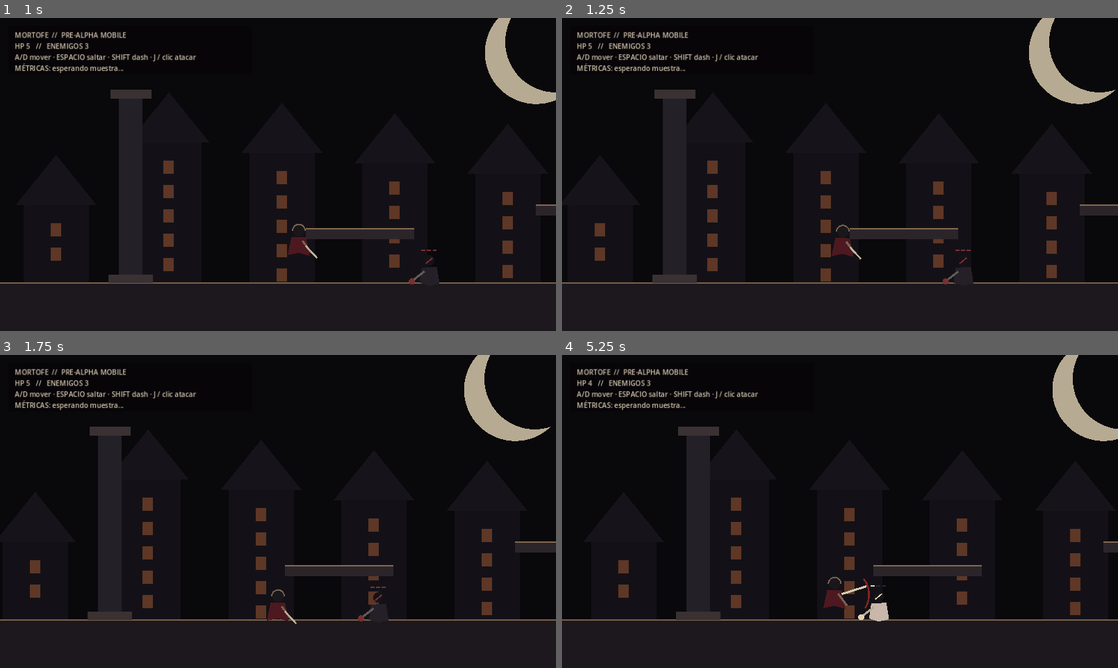
Above: before the commit, frames 1-4 (two rows, left to right).
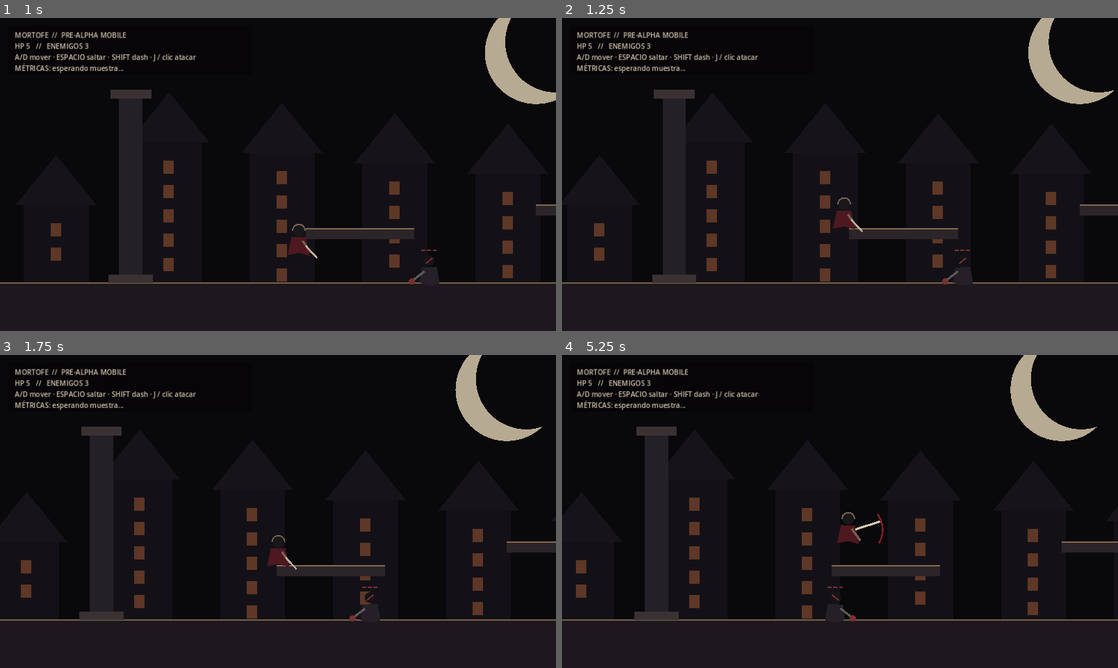
Above: after the commit, the same moments.

Repository: heliossamuelhernandezreyes/Godot-juegos-2d
Game: Godot game, scene res://main.tscn
Two runs of this game, one before a commit and one after it. Both use one fixed random seed, a clock stepped at 60 frames per second and the inputs below.
Inputs (mouse positions are in pixels of both pictures, inside the frame that each line leads up to):
- Up to frame 1 (1 s): tap Enter at 0.5 s; move the mouse to (400, 158) at 0.52 s; hold D (move_right) from 0.53 s (still down); tap Shift (dash) at 0.6 s; click (400, 158) at 0.67 s; tap Space (jump) at 0.77, 0.8 s
- Up to frame 2 (1.25 s): keep holding D (move_right); tap Space (jump) at 1.07 s
- Up to frame 3 (1.75 s): release D (move_right) at 1.25 s; drag from (166, 527) to (283, 580) at 1.27 s
- Up to frame 4 (5.25 s): move the mouse to (895, 442) at 2.02 s; hold A (move_left) 2.03-2.75 s; tap J (attack) at 2.1 s; tap Space (jump) at 2.3, 3.77, 3.8, 4.07, 5.1 s; drag from (812, 574) to (945, 608) at 2.77 s; move the mouse to (1006, 558) at 3.52 s; hold D (move_right) 3.53-4.25 s; tap K at 3.6 s; drag from (673, 464) to (856, 608) at 4.27 s; move the mouse to (867, 511) at 5.02 s; hold D (move_right) from 5.03 s (still down); click (867, 511) at 5.17 s

Frame 1 is identical in both runs. In frame 2, 0.7% of the frame differs, in the area x 5-100%, y 0-86%; in frame 3, 5.0%; in frame 4, 9.1%, in the area x 2-100%, y 0-86%.

Commit message:
feat(mortofe): add buffered double jump while preserving variable jump

Diff:
--- a/Mortofe/scripts/player.gd
+++ b/Mortofe/scripts/player.gd
@@ -2,6 +2,7 @@
 
 signal health_changed(value: int)
 signal died
+signal jumped(stage: int)
 
 const Hitbox2D = preload("res://scripts/combat/hitbox_2d.gd")
 const Hurtbox2D = preload("res://scripts/combat/hurtbox_2d.gd")
@@ -11,12 +12,15 @@
 @export var air_accel := 1050.0
 @export var friction := 2400.0
 @export var jump_velocity := -590.0
+@export var double_jump_velocity := -555.0
+@export var max_jumps := 2
 @export var dash_speed := 760.0
 @export var dash_duration := 0.12
 @export var dash_cooldown_duration := 0.34
 
 var health := 5
 var facing := 1
+var jumps_used := 0
 var coyote_left := 0.0
 var jump_buffer_left := 0.0
 var dash_left := 0.0
@@ -41,8 +45,13 @@
 
 	if is_on_floor():
 		coyote_left = 0.11
+		jumps_used = 0
 	else:
 		coyote_left = maxf(0.0, coyote_left - delta)
+		# Walking off a ledge consumes the ground jump once coyote time expires,
+		# leaving exactly one real air jump instead of two mid-air jumps.
+		if coyote_left <= 0.0 and jumps_used == 0:
+			jumps_used = 1
 
 	if Input.is_action_just_pressed("jump"):
 		jump_buffer_left = 0.12
@@ -78,13 +87,30 @@
 		var decel := friction if is_on_floor() else air_accel * 0.35
 		velocity.x = move_toward(velocity.x, 0.0, decel * delta)
 
-	if jump_buffer_left > 0.0 and coyote_left > 0.0:
-		velocity.y = jump_velocity
-		jump_buffer_left = 0.0
-		coyote_left = 0.0
-
+	_try_consume_jump_buffer()
+
+	# Variable-height jump remains active for both first and second jump.
 	if Input.is_action_just_released("jump") and velocity.y < -180.0:
 		velocity.y *= 0.48
+
+func _try_consume_jump_buffer() -> void:
+	if jump_buffer_left <= 0.0:
+		return
+
+	var can_ground_jump := is_on_floor() or (coyote_left > 0.0 and jumps_used == 0)
+	if can_ground_jump:
+		_perform_jump(1)
+		return
+
+	if not is_on_floor() and jumps_used < max_jumps:
+		_perform_jump(jumps_used + 1)
+
+func _perform_jump(stage: int) -> void:
+	jumps_used = clampi(stage, 1, max_jumps)
+	velocity.y = jump_velocity if jumps_used == 1 else double_jump_velocity
+	jump_buffer_left = 0.0
+	coyote_left = 0.0
+	jumped.emit(jumps_used)
 
 func _start_dash() -> void:
 	dash_left = dash_duration
@@ -106,9 +132,9 @@
 	attack_left = maxf(0.0, attack_left - delta)
 	invulnerability_left = maxf(0.0, invulnerability_left - delta)
 
-func take_damage(amount: int, source_position: Vector2) -> void:
+func take_damage(amount: int, source_position: Vector2) -> bool:
 	if invulnerability_left > 0.0 or dash_left > 0.0:
-		return
+		return false
 	health = maxi(0, health - amount)
 	invulnerability_left = 0.55
 	var away := signf(global_position.x - source_position.x)
@@ -121,6 +147,7 @@
 		health = 5
 		global_position = Vector2(260, 560)
 		velocity = Vector2.ZERO
+	return true
 
 func _build_collision() -> void:
 	var collision := CollisionShape2D.new()
